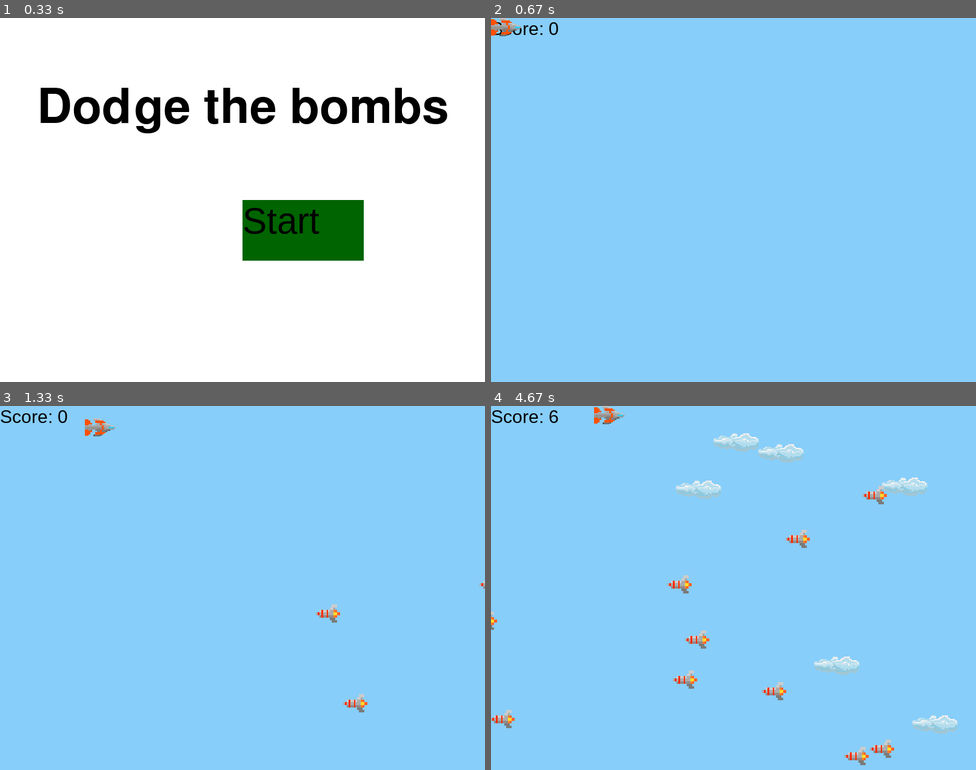
Above: before the commit, frames 1-4 (two rows, left to right).
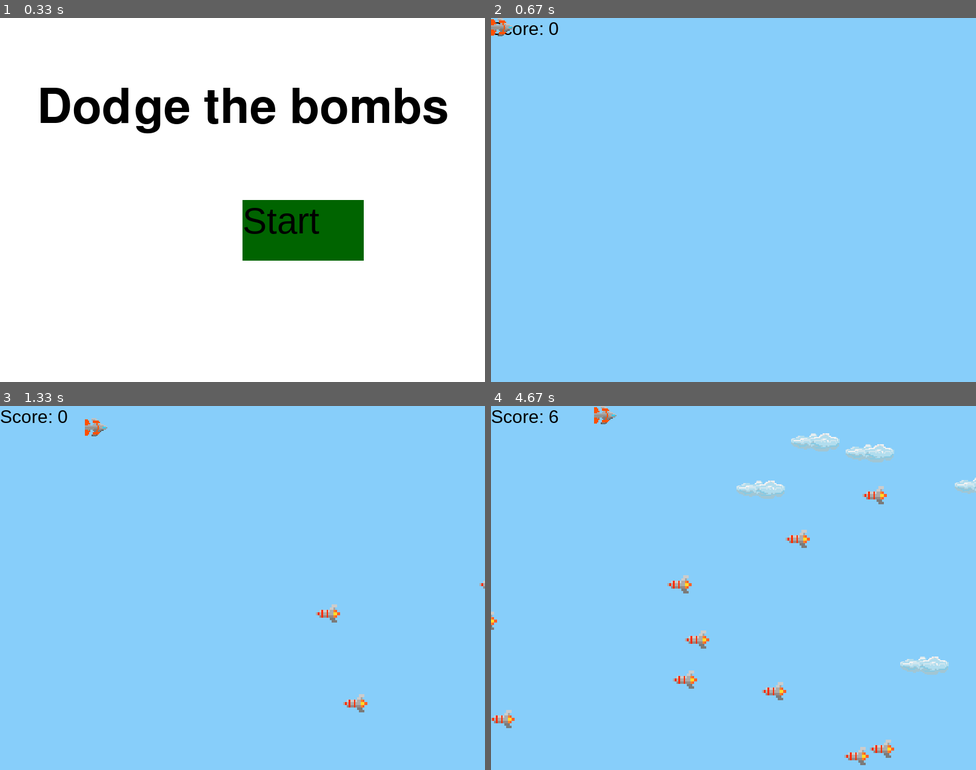
Above: after the commit, the same moments.

Repository: rhettredd/bombPygame
Game: pygame game, started from main.py
The game is run twice, just before and just after one commit, with the same random seed, the same clock (stepped at 60 frames per second) and the same inputs.
Inputs (mouse positions are in pixels of both pictures, inside the frame that each line leads up to):
- Up to frame 1 (0.33 s): no input
- Up to frame 2 (0.67 s): tap Enter at 0.33 s
- Up to frame 3 (1.33 s): hold W 0.67-1.13 s; hold Right 0.67-1.13 s; move the mouse to (291, 613) at 0.7 s; tap S at 1.17 s
- Up to frame 4 (4.67 s): hold Right 1.5-1.97 s; hold Up 2-2.3 s; hold Right 2.33-2.8 s; hold Left 2.83-3.37 s; hold Down 3.4-3.7 s; hold Left 3.73-4.13 s; hold Up 4.17-4.53 s; hold Right from 4.57 s (still down)

Frame 1 is identical in both runs. In frame 2, 0.1% of the frame differs, in the area x 0-7%, y 0-5%; in frame 3, 0.1%; in frame 4, 3.4%, in the area x 21-100%, y 0-90%.

Commit message:
Allowed for changed of screen size and game speed.

Diff:
--- a/main.py
+++ b/main.py
@@ -6,12 +6,12 @@
     def __init__(self):
         super(Cloud, self).__init__()
         image = pygame.image.load("cloud.png")
-        self.surf = pygame.transform.scale(image, (75, 30))
+        self.surf = pygame.transform.scale(image, (SCREEN_WIDTH*0.1, SCREEN_HEIGHT*0.05))
         self.surf.set_colorkey((0, 0, 0), RLEACCEL)
         # The starting position is randomly generated
         self.rect = self.surf.get_rect(
             center=(
-                random.randint(SCREEN_WIDTH + 20, SCREEN_WIDTH + 100),
+                SCREEN_WIDTH+200,
                 random.randint(0, SCREEN_HEIGHT),
             )
         )
@@ -19,7 +19,7 @@
     # Move the cloud based on a constant speed
     # Remove the cloud when it passes the left edge of the screen
     def update(self):
-        self.rect.move_ip(-5, 0)
+        self.rect.move_ip(-0.00625*SCREEN_WIDTH*SPEED_MODIFIER, 0)
         if self.rect.right < 0:
             self.kill()
 
@@ -27,7 +27,7 @@
     def __init__(self):
         super(Enemy, self).__init__()
         image = pygame.image.load("missile.png")
-        self.surf = pygame.transform.scale(image, (40, 30))
+        self.surf = pygame.transform.scale(image, (SCREEN_WIDTH*0.05, SCREEN_HEIGHT*0.05))
         self.surf.set_colorkey((255, 255, 255), RLEACCEL)
         self.rect = self.surf.get_rect(
             center=(
@@ -35,12 +35,12 @@
                 random.randint(0, SCREEN_HEIGHT),
             )
         )
-        self.speed = random.randint(5, 20)
+        self.speed = random.randint(5, 20)*SPEED_MODIFIER
 
     # Move the sprite based on speed
     # Remove the sprite when it passes the left edge of the screen
     def update(self):
-        self.rect.move_ip(-self.speed, 0)
+        self.rect.move_ip(-self.speed*(SCREEN_WIDTH/800)*SPEED_MODIFIER, 0)
         if self.rect.right < 0:
             self.kill()
             global enemy_count
@@ -51,19 +51,19 @@
     def __init__(self):
         super(Player, self).__init__()
         image = pygame.image.load("jet.png")
-        self.surf = pygame.transform.scale(image, (50,30))
+        self.surf = pygame.transform.scale(image, (SCREEN_HEIGHT*0.0625,SCREEN_HEIGHT*0.05))
         self.surf.set_colorkey((255, 255, 255), RLEACCEL)
         self.rect = self.surf.get_rect()
 
     def update(self, pressed_keys):
         if pressed_keys[K_UP] or pressed_keys[K_w]:
-            self.rect.move_ip(0, -10)
+            self.rect.move_ip(0, -0.0125*SCREEN_WIDTH*SPEED_MODIFIER)
         if pressed_keys[K_DOWN] or pressed_keys[K_s]:
-            self.rect.move_ip(0, 10)
+            self.rect.move_ip(0, 0.0125*SCREEN_WIDTH*SPEED_MODIFIER)
         if pressed_keys[K_LEFT] or pressed_keys[K_a]:
-            self.rect.move_ip(-10, 0)
+            self.rect.move_ip(-0.0125*SCREEN_WIDTH*SPEED_MODIFIER, 0)
         if pressed_keys[K_RIGHT] or pressed_keys[K_d]:
-            self.rect.move_ip(10, 0)
+            self.rect.move_ip(0.0125*SCREEN_WIDTH*SPEED_MODIFIER, 0)
 
         # Keep player on the screen
         if self.rect.left < 0:
@@ -81,6 +81,9 @@
 
 def game_intro():
     intro = True
+    global screen
+    global SCREEN_HEIGHT
+    global SCREEN_WIDTH
     # button = pygame.Surface((200, 100))
     # button.fill(green)
     # button_rect = button.get_rect(center=(200, 400))
@@ -100,6 +103,17 @@
                 # Was it the Escape key? If so, stop the loop.
                 if (event.key == K_RETURN) or (event.key == K_SPACE):
                     intro = False
+            elif event.type == pygame.VIDEORESIZE:
+                # There's some code to add back window content here.
+                old_surface_saved = screen
+                SCREEN_HEIGHT = event.h
+                SCREEN_WIDTH = event.w
+                screen = pygame.display.set_mode((event.w, event.h),
+                                                  pygame.RESIZABLE)
+                # On the next line, if only part of the window
+                # needs to be copied, there's some other options.
+                screen.blit(old_surface_saved, (0, 0))
+                del old_surface_saved
 
         screen.fill((255,255,255))
         largeText = pygame.font.Font('freesansbold.ttf', 80)
@@ -127,13 +141,16 @@
 # Press the green button in the gutter to run the script.
 def game_loop():
     global enemy_count
+    global screen
+    global SCREEN_HEIGHT
+    global SCREEN_WIDTH
     ENEMY_RATE = pygame.USEREVENT + 3
     pygame.time.set_timer(ENEMY_RATE, 5000)
     ADDCLOUD = pygame.USEREVENT + 2
-    pygame.time.set_timer(ADDCLOUD, 600)
+    pygame.time.set_timer(ADDCLOUD, int(600/SPEED_MODIFIER))
     ADDENEMY = pygame.USEREVENT + 1
     enemy_rate = 250
-    pygame.time.set_timer(ADDENEMY, enemy_rate)
+    pygame.time.set_timer(ADDENEMY, int(enemy_rate/SPEED_MODIFIER))
 
     player = Player()
 
@@ -171,21 +188,32 @@
                 all_sprites.add(new_cloud)
             elif event.type == ENEMY_RATE:
                 # Create the new cloud and add it to sprite groups
-                pygame.time.set_timer(ADDENEMY, enemy_rate)
-
-        if enemy_count == 50:
+                pygame.time.set_timer(ADDENEMY, int(enemy_rate/SPEED_MODIFIER))
+            elif event.type == pygame.VIDEORESIZE:
+                # There's some code to add back window content here.
+                old_surface_saved = screen
+                SCREEN_HEIGHT = event.h
+                SCREEN_WIDTH = event.w
+                screen = pygame.display.set_mode((event.w, event.h),
+                                                  pygame.RESIZABLE)
+                # On the next line, if only part of the window
+                # needs to be copied, there's some other options.
+                screen.blit(old_surface_saved, (0, 0))
+                del old_surface_saved
+
+        if enemy_count < 50:
             enemy_rate = 200
-            background_color = blue
-        elif enemy_count == 100:
+            background_color = sky_blue
+        elif enemy_count < 100:
             enemy_rate = 150
             background_color = green
-        elif enemy_count == 150:
+        elif enemy_count < 150:
             enemy_rate = 100
             background_color = red
-        elif enemy_count == 200:
+        elif enemy_count < 200:
             enemy_rate = 50
             background_color = black
-        elif enemy_count == 250:
+        elif enemy_count < 250:
             enemy_rate = 25
             background_color = white
 
@@ -268,9 +296,11 @@
 SCREEN_WIDTH = 800
 SCREEN_HEIGHT = 600
 
+SPEED_MODIFIER = 1
+
 # Create the screen object
 # The size is determined by the constant SCREEN_WIDTH and SCREEN_HEIGHT
-screen = pygame.display.set_mode((SCREEN_WIDTH, SCREEN_HEIGHT))
+screen = pygame.display.set_mode((SCREEN_WIDTH, SCREEN_HEIGHT), pygame.RESIZABLE)
 
 
 
